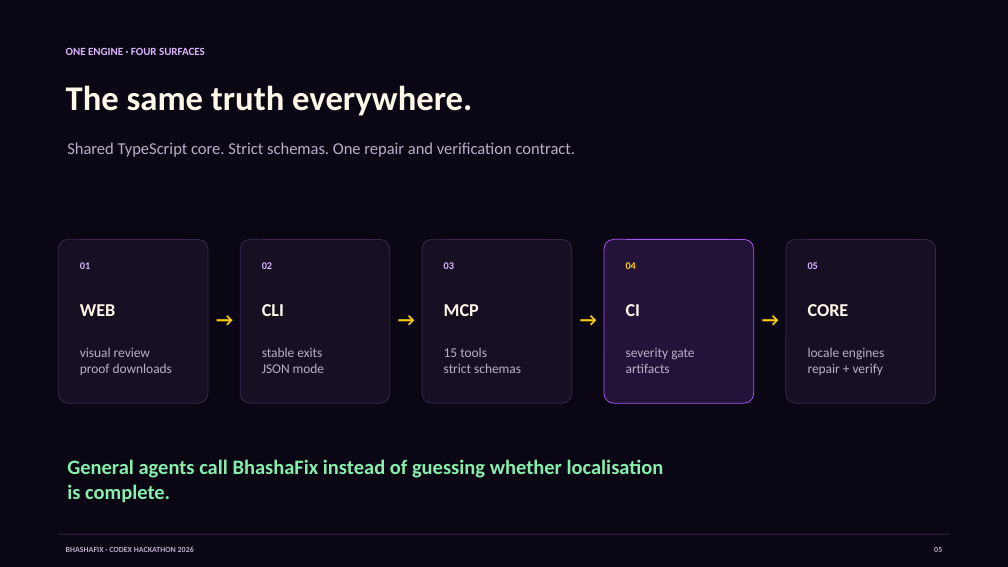
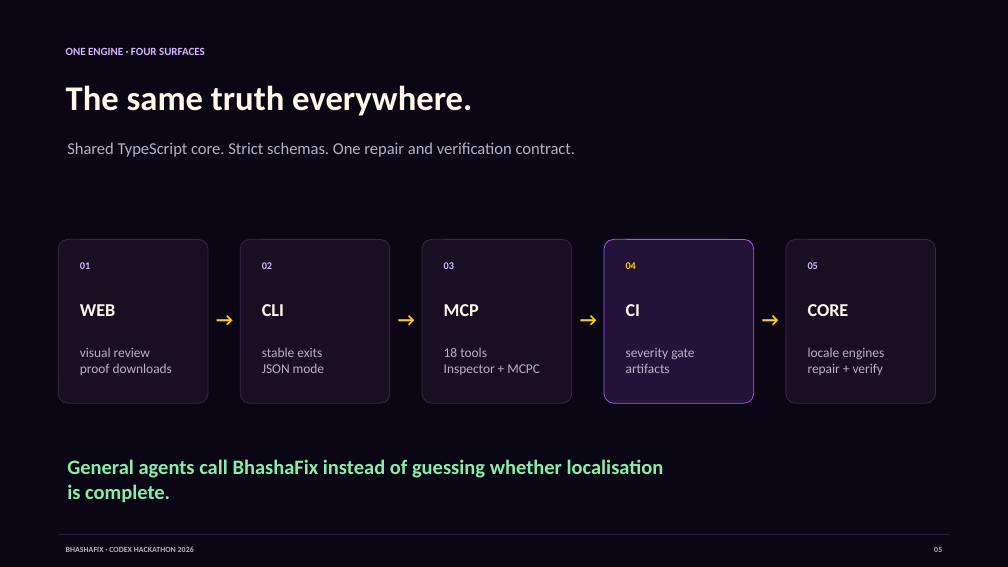
Before and after one commit to vaibhav4046/bhashafix, a slide deck: slide 5 of submission/BhashaFix-Hackathon-Deck.pptx. Drawn at 1008x567 pixels with LibreOffice and Linux fonts; fonts in the diff are those of the drawing. Boxes give left, top, right and bottom in pixels: in the first picture for what was removed or moved away, otherwise in the second. Text is boxed around its words. In the diff, an @@ line names an element or a change of style, - is before the commit and + after.

```diff
--- a/submission/BhashaFix-Hackathon-Deck.pptx
+++ b/submission/BhashaFix-Hackathon-Deck.pptx
@@ text at <box>444,348,540,375</box>: text changed @@
-15 tools
-strict schemas
+18 tools
+Inspector + MCPC
```
Also in this commit, not shown: 44 other files.
